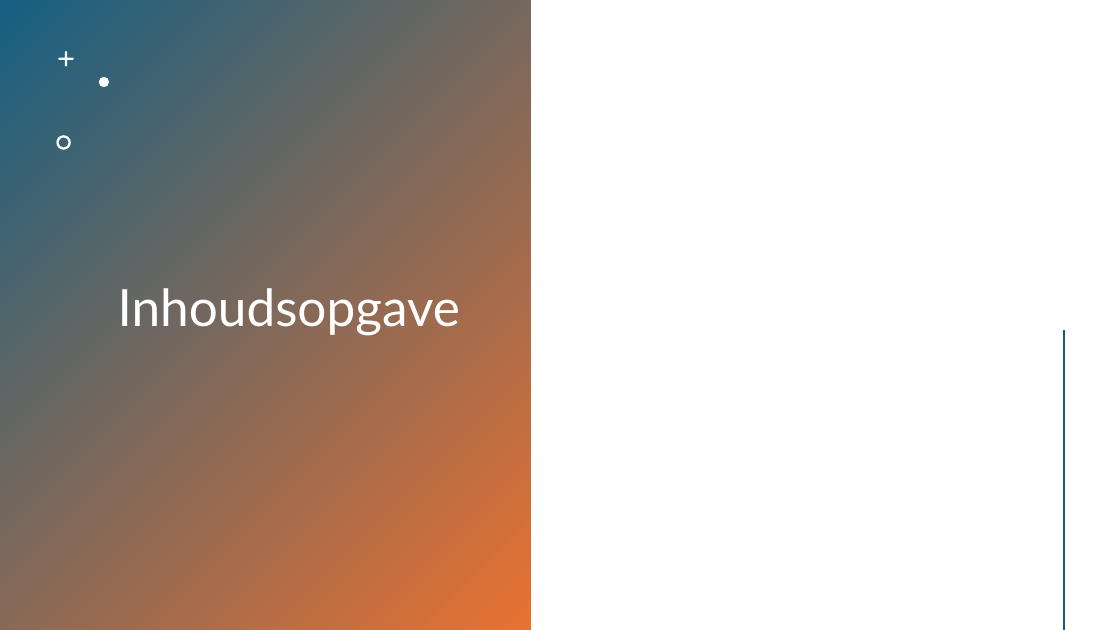
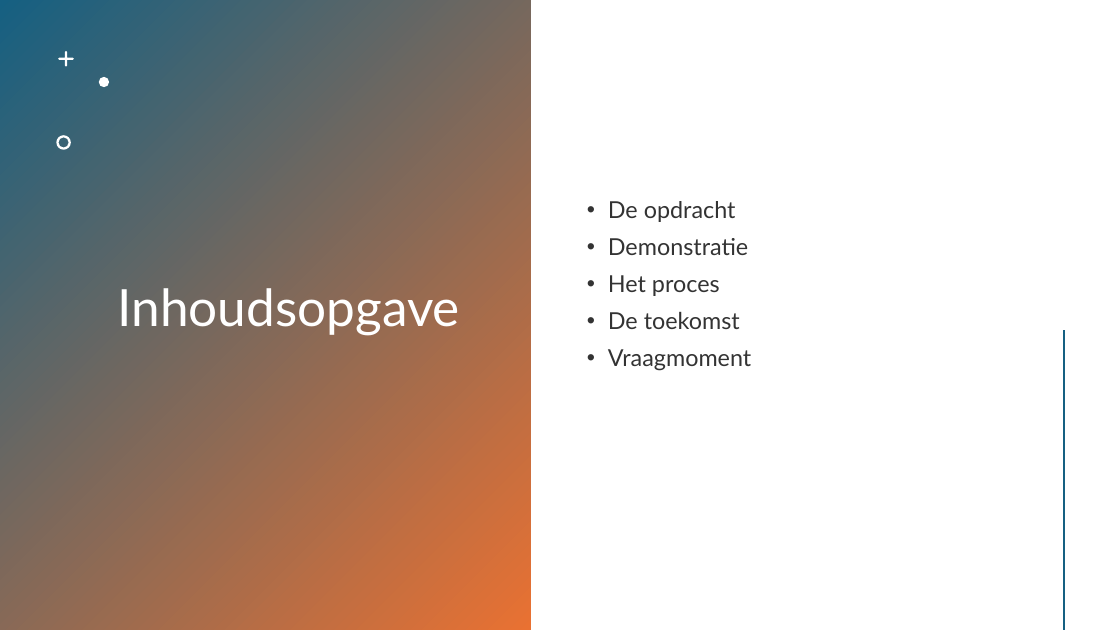
Before and after one commit to HANICA-DWA/project-sep23-klipspringer, a slide deck: slide 2 of groepsdocumenten/Presentatie - BKS.pptx. Drawn at 1120x630 pixels with LibreOffice and Linux fonts; fonts in the diff are those of the drawing. Boxes give left, top, right and bottom in pixels: in the first picture for what was removed or moved away, otherwise in the second. Text is boxed around its words. In the diff, an @@ line names an element or a change of style, - is before the commit and + after.

```diff
--- a/groepsdocumenten/Presentatie - BKS.pptx
+++ b/groepsdocumenten/Presentatie - BKS.pptx
@@ text added at bbox=[608, 201, 751, 371], 20 pt, text #000000 at 80% opacity @@
+• De opdracht
+• Demonstratie
+• Het proces
+• De toekomst
+• Vraagmoment
```
Also in this commit, not shown: 3 other slides changed, 3 slides added, 2 slides removed.
